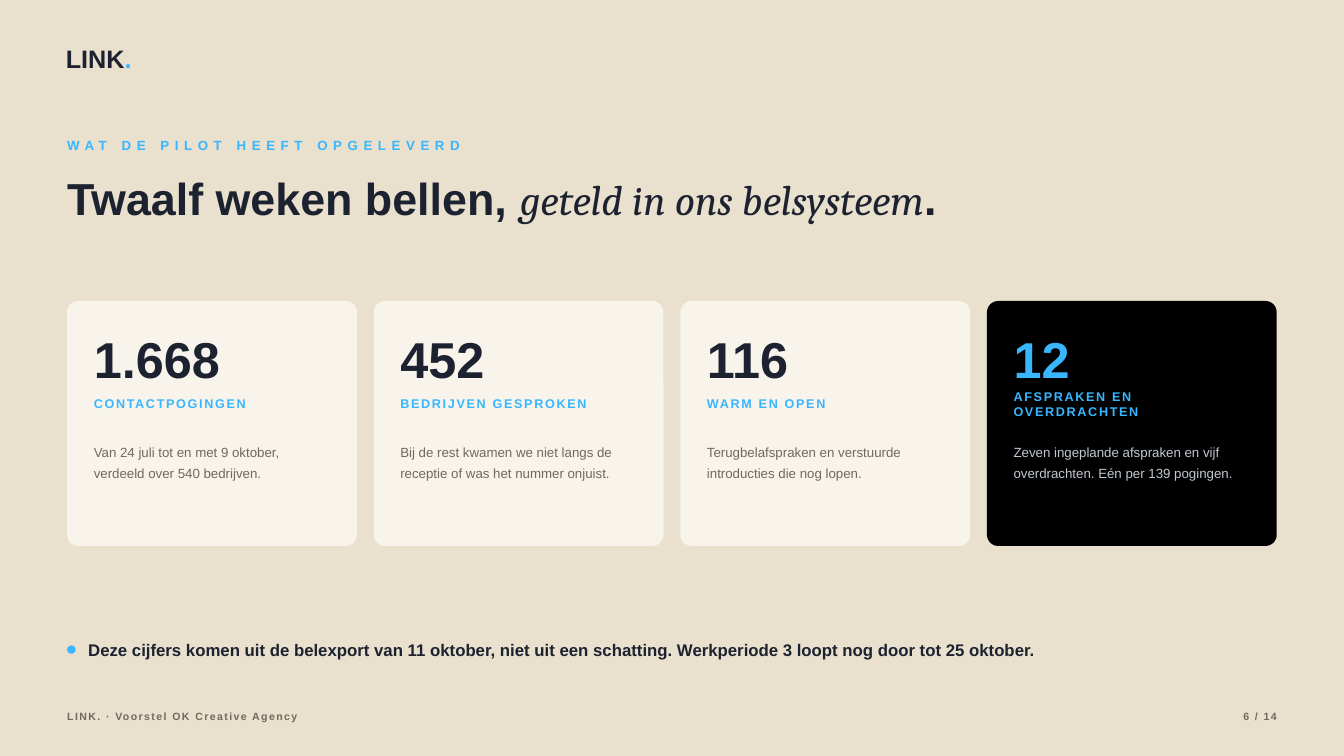
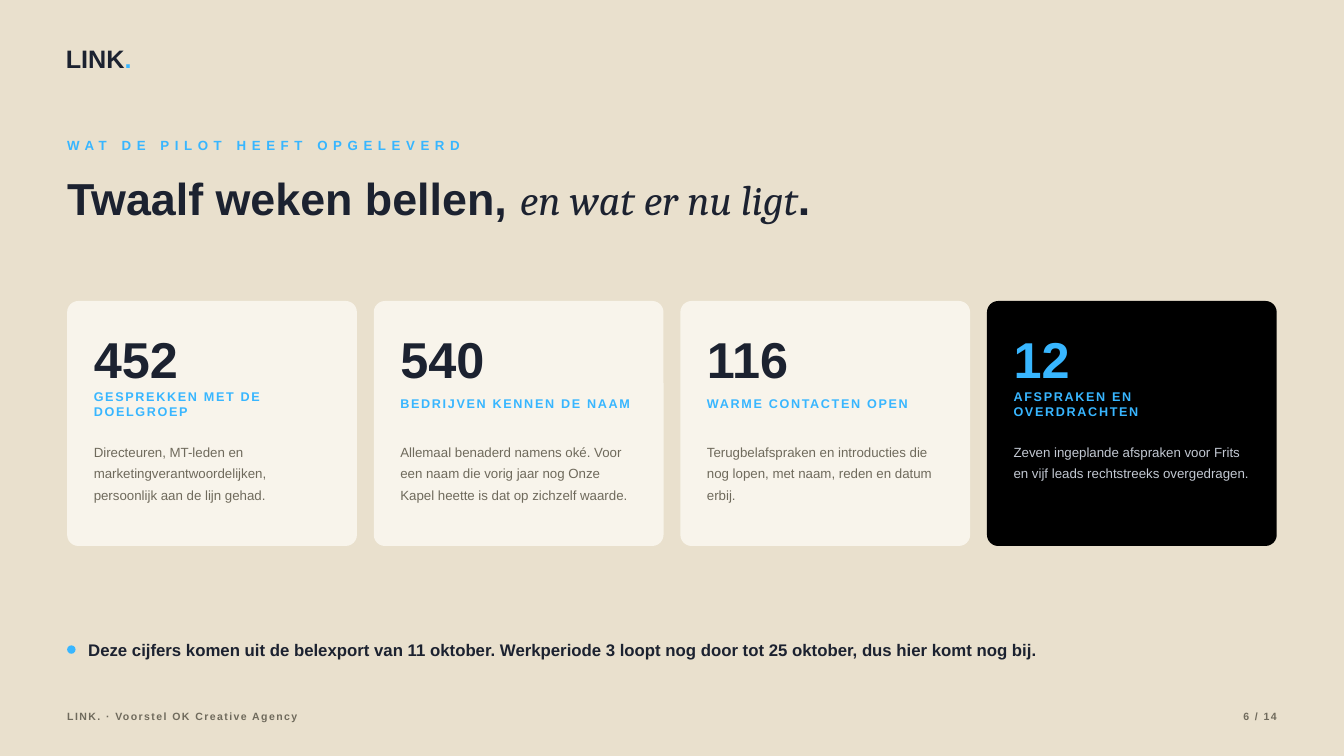
Before and after one commit to hens-lang/Test, a slide deck: slide 6 of output/LINK. voorstel OK Creative Agency.pptx. Drawn at 1344x756 pixels with LibreOffice and Linux fonts; fonts in the diff are those of the drawing. Boxes give left, top, right and bottom in pixels: in the first picture for what was removed or moved away, otherwise in the second. Text is boxed around its words. In the diff, an @@ line names an element or a change of style, - is before the commit and + after.

```diff
--- a/output/LINK. voorstel OK Creative Agency.pptx
+++ b/output/LINK. voorstel OK Creative Agency.pptx
@@ text at (x1=67, y1=182, x2=798, y2=224): text changed; size 30 to 32 pt; font Cambria to Arial; bold on; italic off @@
-Twaalf weken bellen, geteld in ons belsysteem.
+Twaalf weken bellen, en wat er nu ligt.
@@ text at (x1=94, y1=343, x2=178, y2=379): text changed @@
-1.668
+452
@@ text at (x1=400, y1=343, x2=484, y2=379): text changed @@
-452
+540
@@ text at (x1=94, y1=392, x2=260, y2=416): text changed @@
-CONTACTPOGINGEN
+GESPREKKEN MET DE DOELGROEP
@@ text at (x1=400, y1=399, x2=630, y2=408): text changed @@
-BEDRIJVEN GESPROKEN
+BEDRIJVEN KENNEN DE NAAM
@@ text at (x1=707, y1=392, x2=944, y2=416): text changed @@
-WARM EN OPEN
+WARME CONTACTEN OPEN
@@ text at (x1=94, y1=447, x2=266, y2=503): text changed @@
-Van 24 juli tot en met 9 oktober, verdeeld over 540 bedrijven.
+Directeuren, MT-leden en marketingverantwoordelijken, persoonlijk aan de lijn gehad.
@@ text at (x1=400, y1=447, x2=627, y2=503): text changed @@
-Bij de rest kwamen we niet langs de receptie of was het nummer onjuist.
+Allemaal benaderd namens oké. Voor een naam die vorig jaar nog Onze Kapel heette is dat op zichzelf waarde.
@@ text at (x1=707, y1=447, x2=932, y2=503): text changed @@
-Terugbelafspraken en verstuurde introducties die nog lopen.
+Terugbelafspraken en introducties die nog lopen, met naam, reden en datum erbij.
@@ text at (x1=1014, y1=447, x2=1249, y2=481): text changed @@
-Zeven ingeplande afspraken en vijf overdrachten. Eén per 139 pogingen.
+Zeven ingeplande afspraken voor Frits en vijf leads rechtstreeks overgedragen.
@@ text at (x1=88, y1=644, x2=1036, y2=660): text changed @@
-Deze cijfers komen uit de belexport van 11 oktober, niet uit een schatting. Werkperiode 3 loopt nog door tot 25 oktober.
+Deze cijfers komen uit de belexport van 11 oktober. Werkperiode 3 loopt nog door tot 25 oktober, dus hier komt nog bij.
```
Also in this commit, not shown: 6 other slides changed, 2 slides added, 2 slides removed, 15 other files.
